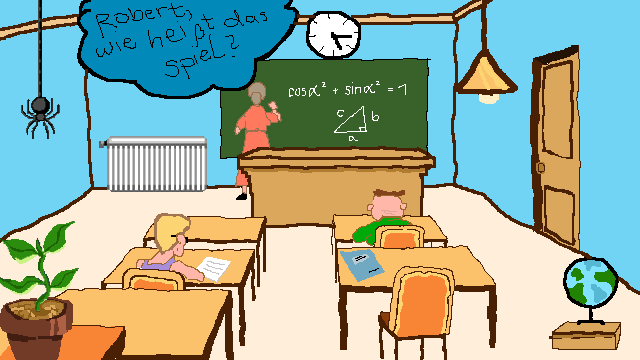
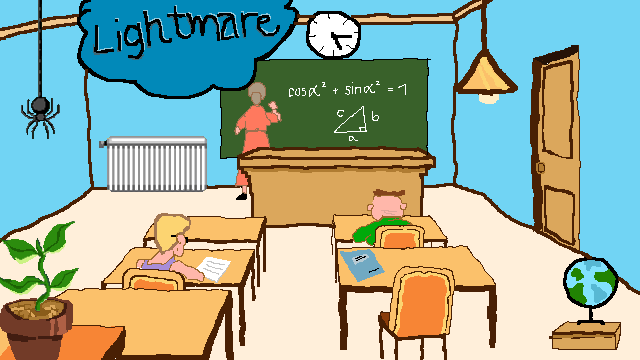
The second (640, 360) image is a revision of the first. Changes to its layers:
painted on "Background" over [93, 3, 280, 79]
